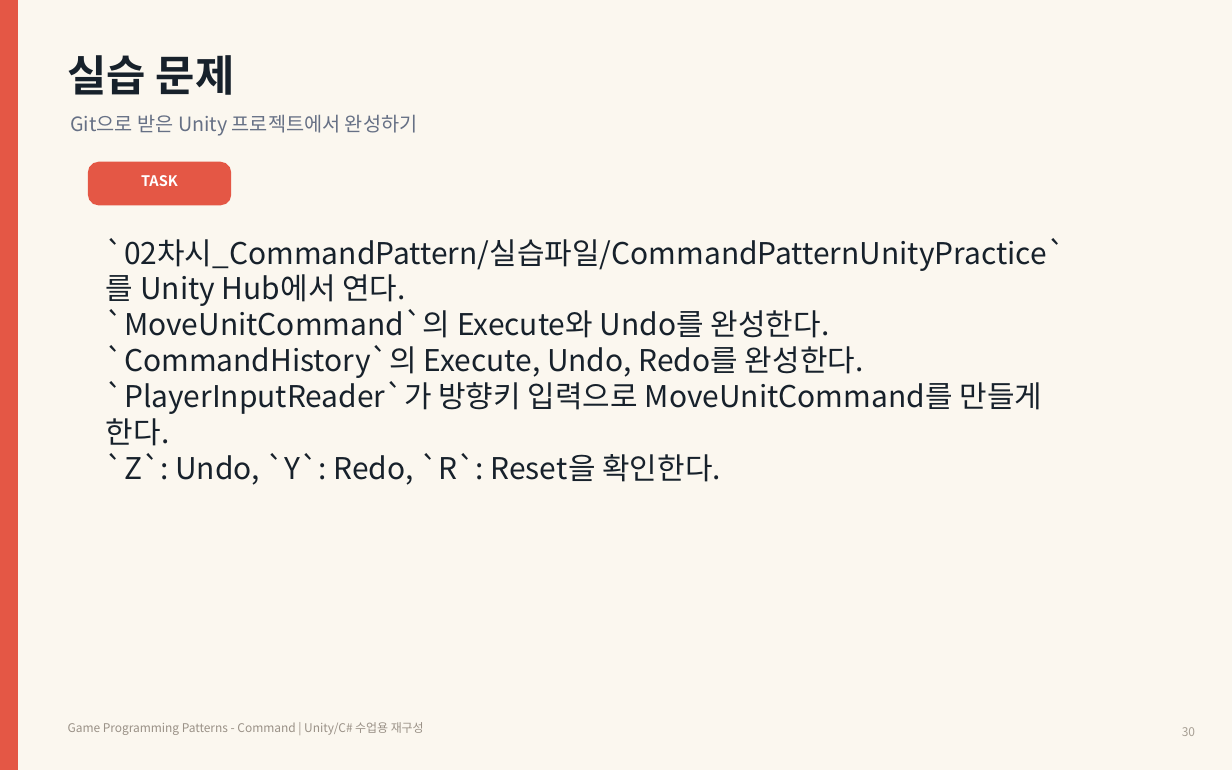
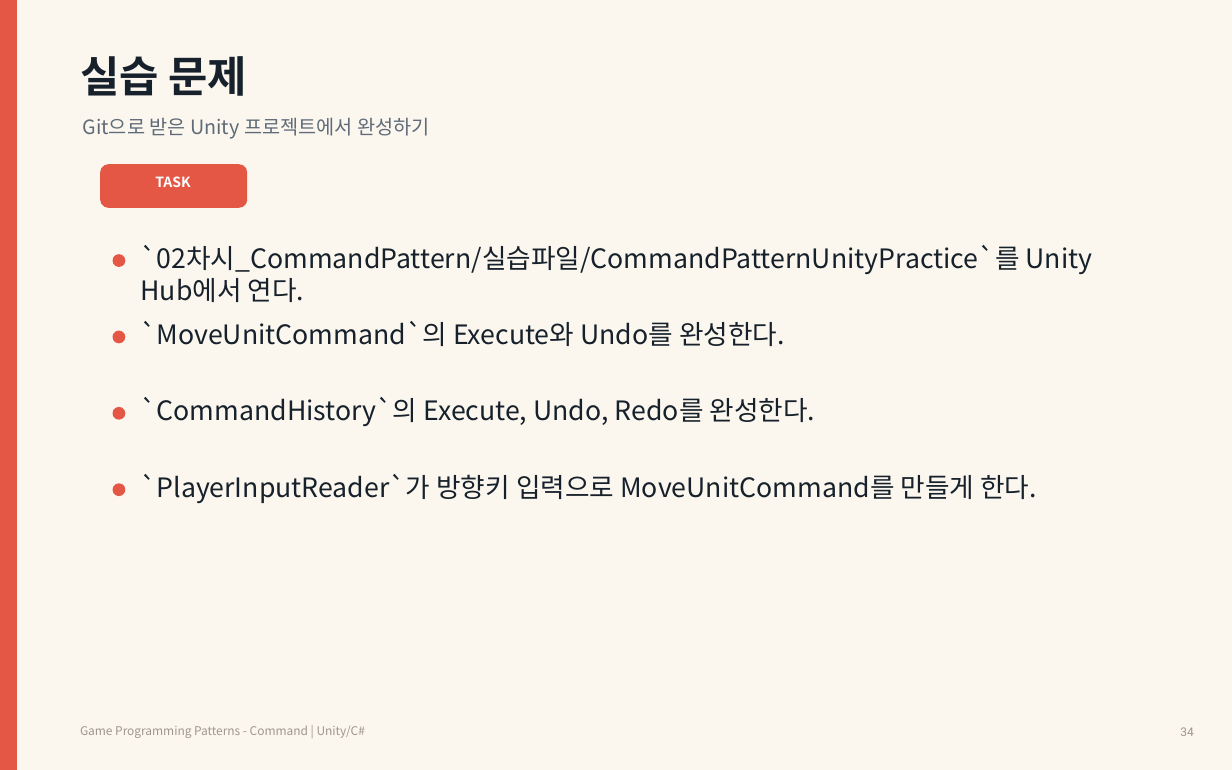
Before and after one commit to Meerkat-GMD/unity-programming-pattern, a slide deck: slide 34 of 강의자료/유니티 프로그래밍 패턴 2차시 - Command Pattern.pptx (slide 29 before the commit). Drawn at 1232x770 pixels with LibreOffice and Linux fonts; fonts in the diff are those of the drawing. Boxes give left, top, right and bottom in pixels: in the first picture for what was removed or moved away, otherwise in the second. Text is boxed around its words. In the diff, an @@ line names an element or a change of style, - is before the commit and + after.

Commit message:
Improve Command Pattern PPT readability

```diff
--- a/강의자료/유니티 프로그래밍 패턴 2차시 - Command Pattern.pptx
+++ b/강의자료/유니티 프로그래밍 패턴 2차시 - Command Pattern.pptx
@@ text "실습 문제": place and size @@
-text "실습 문제" at (68, 55, 235, 95)
+text "실습 문제" at (80, 56, 247, 96)
@@ text "Git으로 받은 Unity 프로젝트에서 완성하기": place and size @@
-text "Git으로 받은 Unity 프로젝트에서 완성하기" at (70, 114, 418, 136)
+text "Git으로 받은 Unity 프로젝트에서 완성하기" at (83, 117, 430, 139)
@@ text "Git으로 받은 Unity 프로젝트에서 완성하기" at (83, 117, 430, 139): text colour #667085 to #606B78 @@
@@ rounded rectangle: place and size @@
-rounded rectangle at (89, 163, 230, 205)
+rounded rectangle at (101, 165, 246, 207)
@@ rounded rectangle at (101, 165, 246, 207): proportions changed @@
@@ text "TASK": place and size @@
-text "TASK" at (141, 175, 178, 186)
+text "TASK" at (155, 176, 190, 187)
@@ text "TASK" at (155, 176, 190, 187): size 8.5 to 8.2 pt @@
@@ text at (106, 238, 1065, 378): paragraphs removed @@
-`02차시_CommandPattern/실습파일/CommandPatternUnityPractice`를 Unity Hub에서 연다.
-`MoveUnitCommand`의 Execute와 Undo를 완성한다.
-`CommandHistory`의 Execute, Undo, Redo를 완성한다.
@@ ellipse added at (113, 255, 124, 266), fill #E45745, outline #E45745 1 pt @@
@@ text added at (140, 245, 1093, 302), 15.6 pt, text #17212B @@
+`02차시_CommandPattern/실습파일/CommandPatternUnityPractice`를 Unity Hub에서 연다.
@@ text added at (140, 321, 785, 346), 15.6 pt, text #17212B @@
+`MoveUnitCommand`의 Execute와 Undo를 완성한다.
@@ ellipse added at (113, 331, 124, 342), fill #E45745, outline #E45745 1 pt @@
@@ ellipse added at (113, 408, 124, 419), fill #E45745, outline #E45745 1 pt @@
@@ text added at (140, 397, 815, 427), 15.6 pt, text #17212B @@
+`CommandHistory`의 Execute, Undo, Redo를 완성한다.
@@ text at (106, 453, 721, 485): paragraph removed @@
-`Z`: Undo, `Y`: Redo, `R`: Reset을 확인한다.
@@ text "`PlayerInputReader`가 방향키 입력으로 MoveUnitCommand를 만들게 ...": place and size @@
-text "`PlayerInputReader`가 방향키 입력으로 MoveUnitCommand를 만들게 ..." at (106, 238, 1065, 485)
+text "`PlayerInputReader`가 방향키 입력으로 MoveUnitCommand를 만들게 ..." at (140, 474, 1037, 504)
@@ text "`PlayerInputReader`가 방향키 입력으로 MoveUnitCommand를 만들게 ..." at (140, 474, 1037, 504): size 17.5 to 15.6 pt @@
@@ ellipse added at (113, 484, 124, 495), fill #E45745, outline #E45745 1 pt @@
@@ text at (80, 725, 365, 738): text changed; text colour #9A9187 to #9F968C @@
-Game Programming Patterns - Command | Unity/C# 수업용 재구성
+Game Programming Patterns - Command | Unity/C#
@@ text at (1180, 727, 1193, 736): text changed; font Noto Sans CJK KR to Roboto; text colour #A79F94 to #9F968C @@
-30
+34
```
Also in this commit, not shown: 33 other slides changed, 6 slides added.
